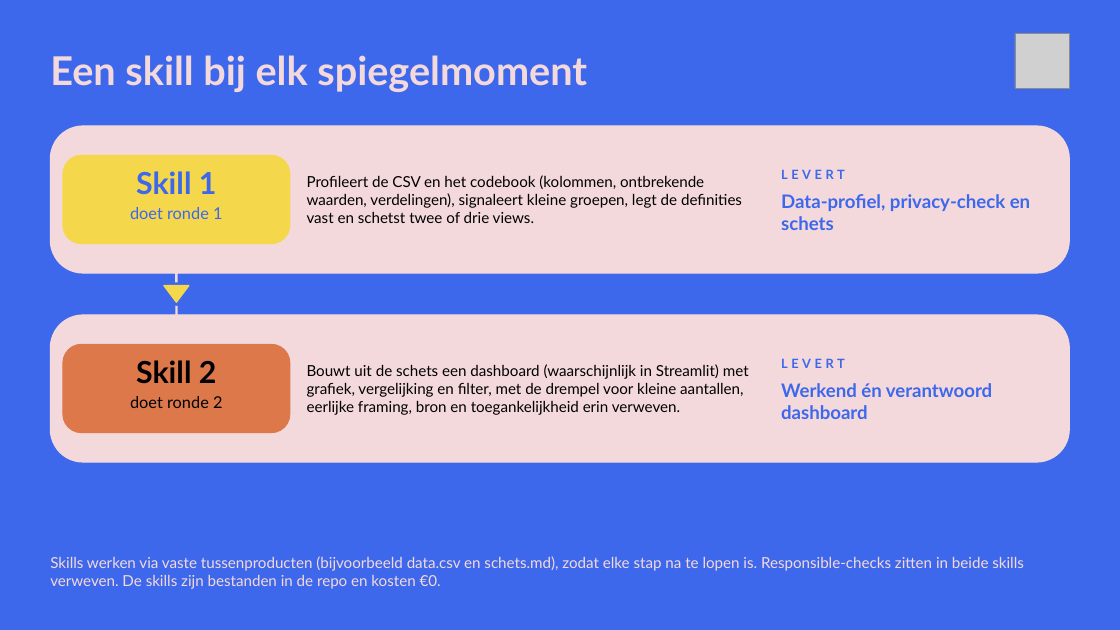
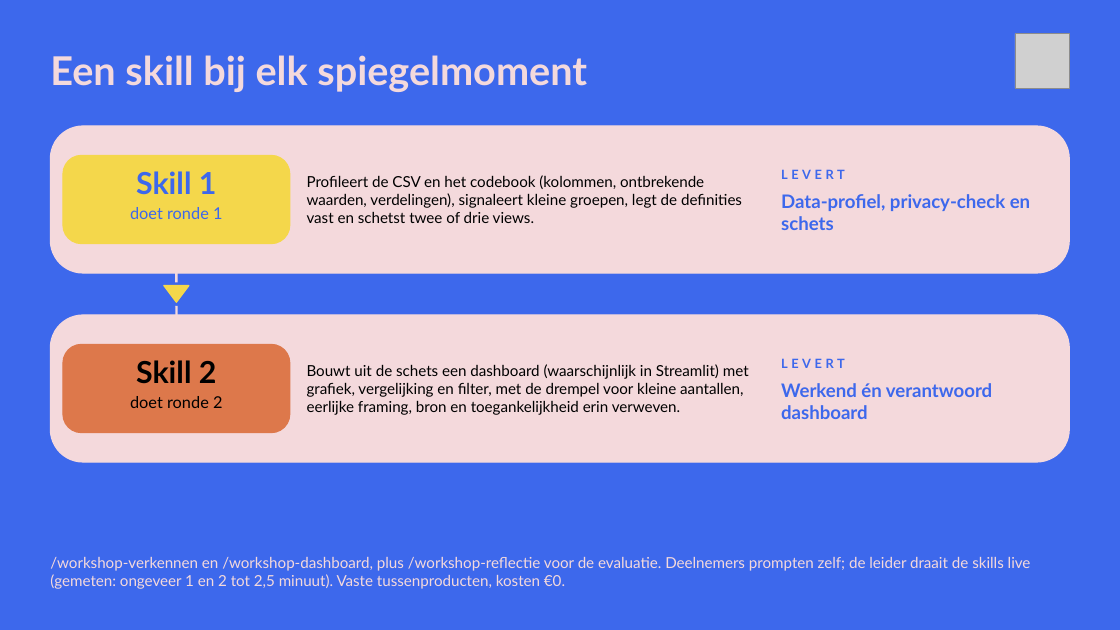
Before and after one commit to cedanl/clidev-presentaties, a slide deck: slide 11 of workshop-rad/exports/workshop-voorstel-RAD_120min.pptx. Drawn at 1120x630 pixels with LibreOffice and Linux fonts; fonts in the diff are those of the drawing; grey boxes stand for pictures. Boxes give left, top, right and bottom in pixels: in the first picture for what was removed or moved away, otherwise in the second. Text is boxed around its words. In the diff, an @@ line names an element or a change of style, - is before the commit and + after.

```diff
--- a/workshop-rad/exports/workshop-voorstel-RAD_120min.pptx
+++ b/workshop-rad/exports/workshop-voorstel-RAD_120min.pptx
@@ text at (50, 557, 1031, 589): text changed @@
-Skills werken via vaste tussenproducten (bijvoorbeeld data.csv en schets.md), zodat elke stap na te lopen is. Responsible-checks zitten in beide skills verweven. De skills zijn bestanden in de repo en kosten €0.
+/workshop-verkennen en /workshop-dashboard, plus /workshop-reflectie voor de evaluatie. Deelnemers prompten zelf; de leider draait de skills live (gemeten: ongeveer 1 en 2 tot 2,5 minuut). Vaste tussenproducten, kosten €0.
```
Also in this commit, not shown: 9 other slides changed, 7 other files.
